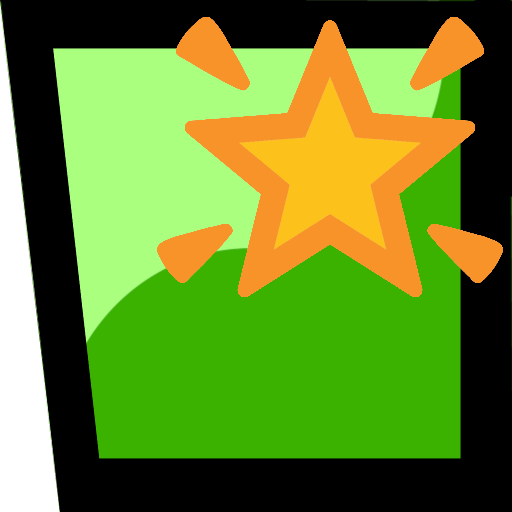
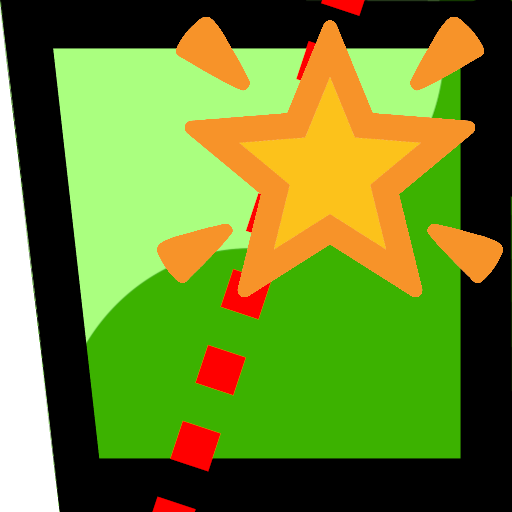
Comparing the layer stacks of the two (512, 512) images. Changes:
added layer "split-paddock.png" above "Paddock" over [0, 0, 365, 512]
